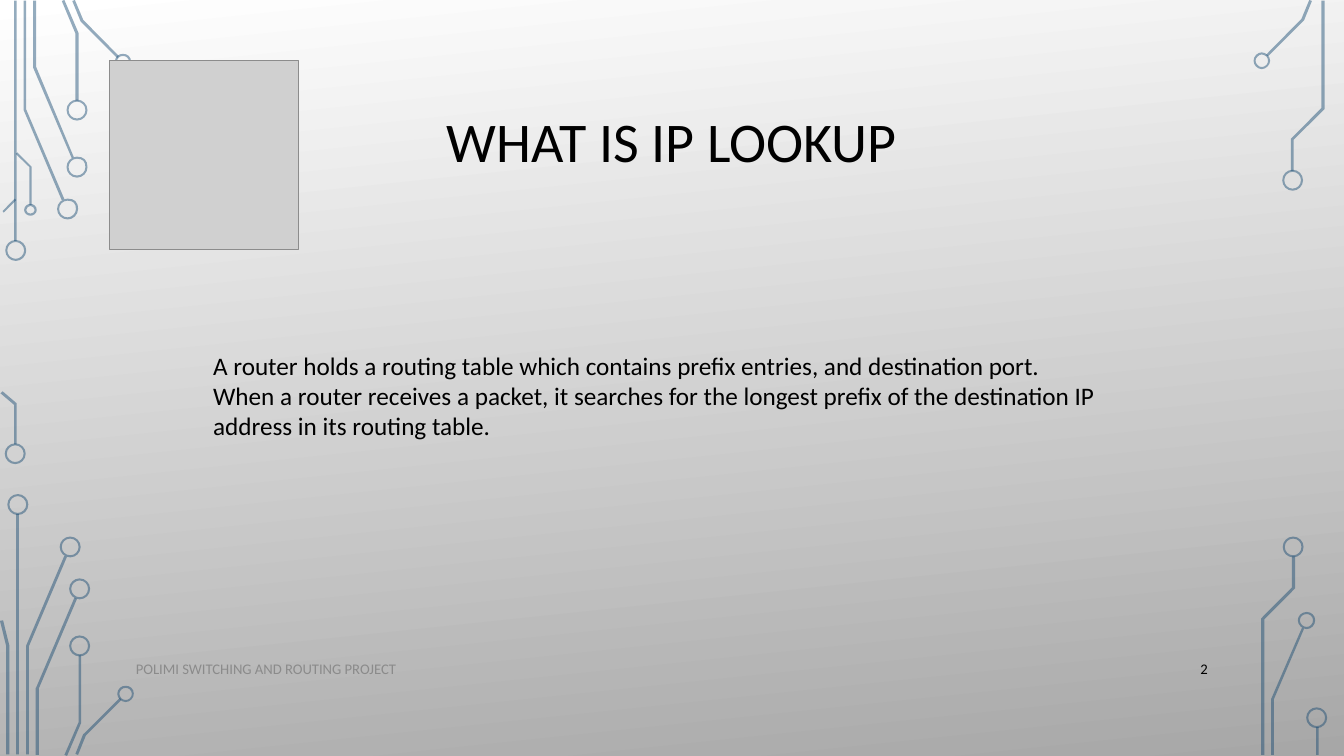
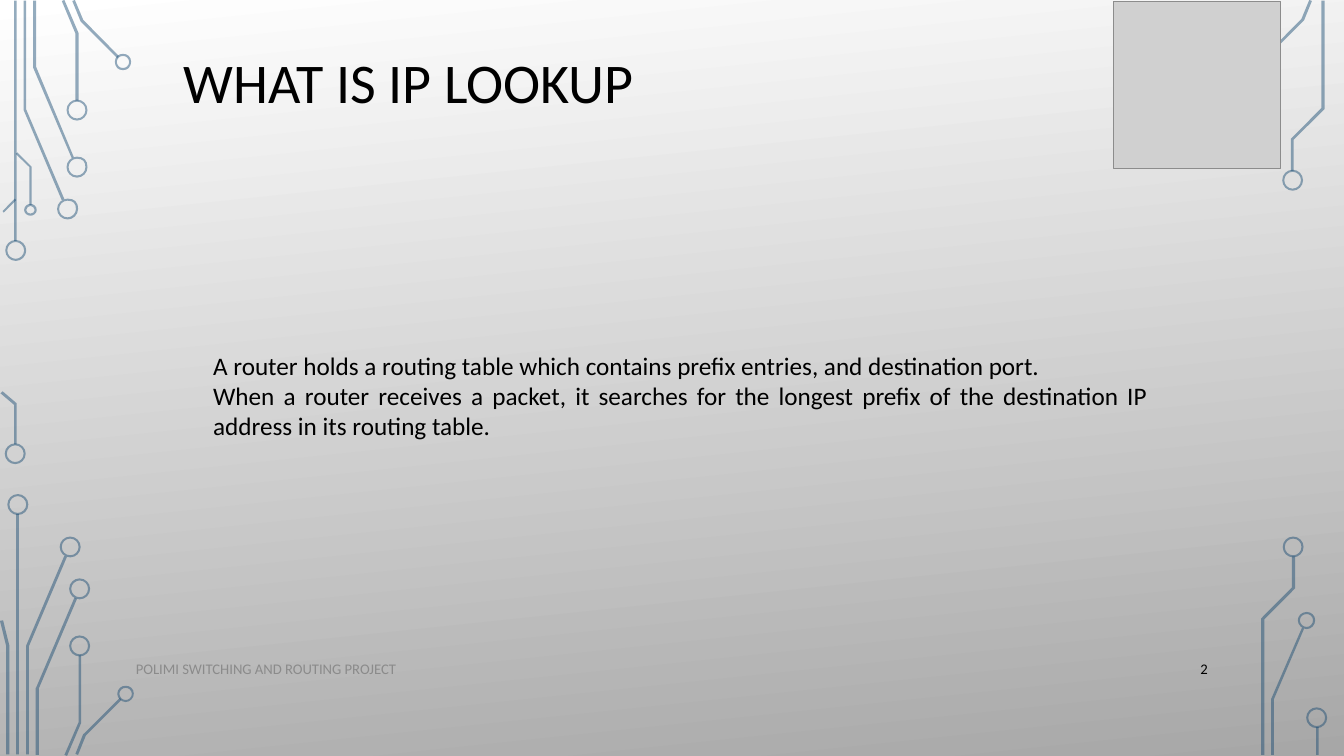
Before and after one commit to ataeiamirhosein/NetFuncVirt, a slide deck: slide 2 of present/Ip_lookup_algorithms.pptx. Drawn at 1344x756 pixels with LibreOffice and Linux fonts; fonts in the diff are those of the drawing; grey boxes stand for pictures; background and template pictures are left out. Boxes give left, top, right and bottom in pixels: in the first picture for what was removed or moved away, otherwise in the second. Text is boxed around its words. In the diff, an @@ line names an element or a change of style, - is before the commit and + after.

```diff
--- a/present/Ip_lookup_algorithms.pptx
+++ b/present/Ip_lookup_algorithms.pptx
@@ title "WHAT IS IP LOOKUP": place and size @@
-title "WHAT IS IP LOOKUP" at box(447, 125, 896, 163)
+title "WHAT IS IP LOOKUP" at box(184, 66, 633, 104)
@@ picture: place and size @@
-picture at box(110, 60, 299, 250)
+picture at box(1114, 1, 1281, 168)
@@ freeform shape removed at box(1253, 52, 1270, 70) @@
@@ freeform shape removed at box(1253, 52, 1270, 70) @@
@@ text "A router holds a routing ..." at box(213, 357, 1146, 440): alignment left to justified @@
```
Also in this commit, not shown: 16 other slides changed, 2 slides added.
